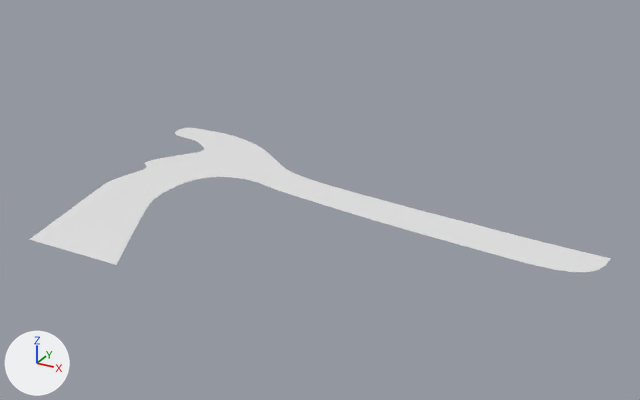
Renders of the FBX model LD48/Assets/GraphicBank/Mesh/ENV_WaterPlane.FBX from each side of a commit.
Rendered twice from a 50 mm camera at (78.8, -85.7, 44.9) aimed at (31.1, 1.1, 1.5). Arrows for +X, +Y and +Z are at lower left; the lights stay in place. Where no turn or scale is listed for an object, it has been applied to the vertices.

Script lines for the objects in view, before the commit:
```python
me_mesh = bpy.data.meshes.new('Mesh')
me_mesh.from_pydata(...)  # 239 vertices, 357 faces; spans x -16.2..52.3, y -27.3..14.2, z 0.0
ob_env_waterplane = bpy.data.objects.new('ENV_WaterPlane', me_mesh)
ob_env_waterplane.location = (12.58, 6.43, -0.59)
```
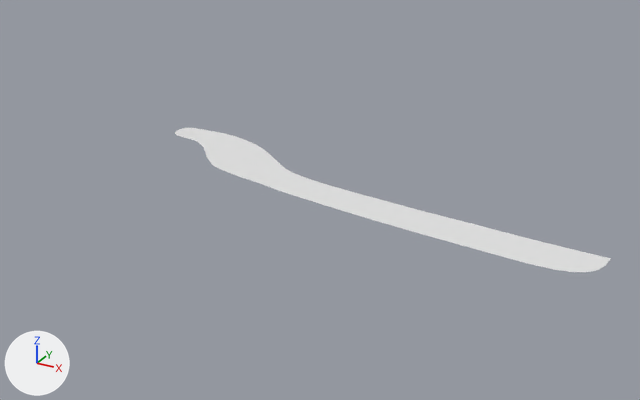
The newer file is also turned or shifted as a whole; pictures and numbers use the older file's frame.

Diff of the bpy script that builds the scene:
```diff
--- a/LD48/Assets/GraphicBank/Mesh/ENV_WaterPlane.FBX.py
+++ b/LD48/Assets/GraphicBank/Mesh/ENV_WaterPlane.FBX.py
@@ me_mesh @@
 # used by ob_env_waterplane; location = (12.58, 6.43, -0.59)
-me_mesh.from_pydata(...)  # 239 vertices, 357 faces; spans x -16.2..52.3, y -27.3..14.2, z 0.0
+me_mesh.from_pydata(...)  # 150 vertices, 223 faces; spans x -16.2..52.3, y -5.4..14.2, z 0.0
+# me_mesh part 1
+# 103 vertices are removed from x -11.8..6.2, y -27.3..6.6, z 0.0
+# 168 faces are deleted
+# 14 vertices are added at x -5.5..5.4, y 0.1..4.9, z 0.0
+# 34 new faces join them
```

What differs and where, as boxes [x1, y1, x2, y2] in the pictures (640 x 400 px):
'ENV_WaterPlane', reshaped (25% narrower): before [29, 128, 611, 272]; after [175, 128, 611, 272]
part 1 of me_mesh, cut back: before [29, 149, 249, 265]; after [204, 149, 249, 180]
